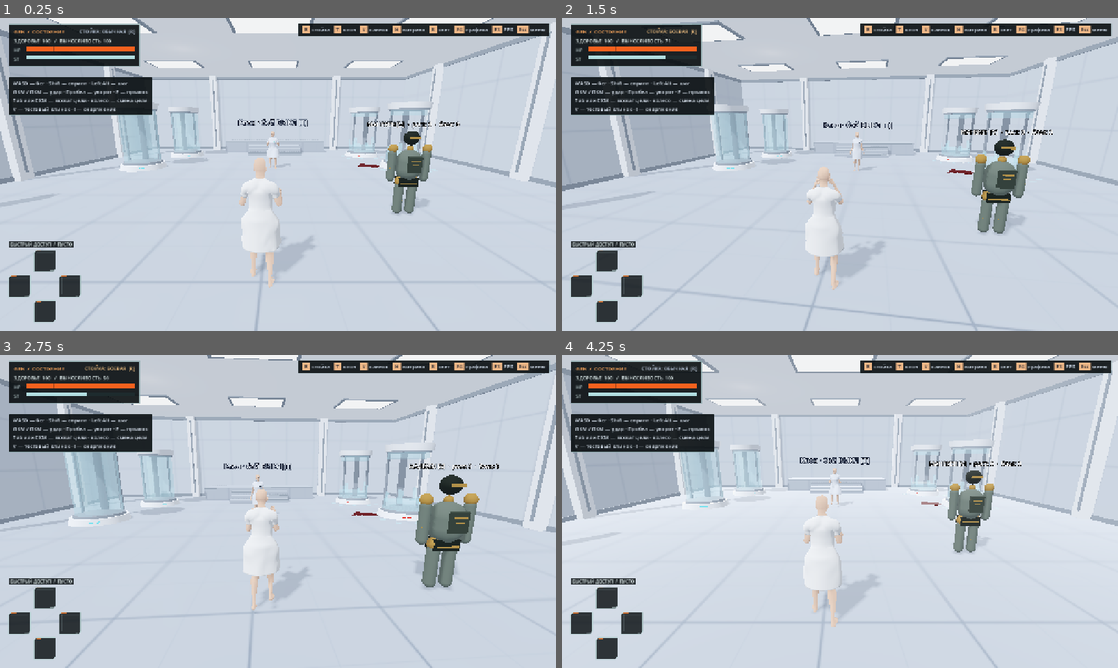
Above: before the commit, frames 1-4 (two rows, left to right).
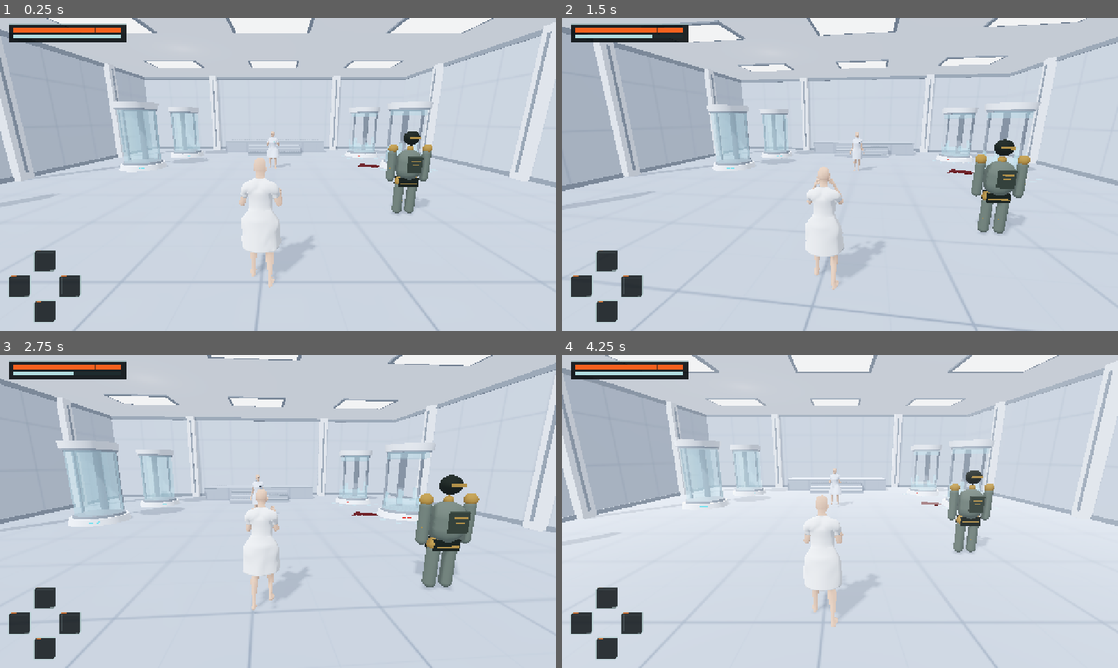
Above: after the commit, the same moments.

Repository: IAmStarhead/Project-Gene
Game: Godot game, scene res://scenes/main.tscn
Same seed, same stepped clock (60 frames per second), same inputs: the game is played once before the commit and once after it.
Inputs (mouse positions are in pixels of both pictures, inside the frame that each line leads up to):
- Up to frame 1 (0.25 s): no input
- Up to frame 2 (1.5 s): tap Enter at 0.5 s; move the mouse to (867, 174) at 0.52 s; press the mouse at (867, 174) at 0.53 s; hold W (move_forward) from 0.53 s (still down); tap F (jump) at 0.77 s; move the mouse to (812, 174) at 1.27 s; release the mouse at (812, 174) at 1.28 s; right-click (812, 174) at 1.35 s
- Up to frame 3 (2.75 s): keep holding W (move_forward); tap F (jump) at 1.52 s; move the mouse to (289, 505) at 2.02 s; hold Space (dodge) from 2.03 s (still down)
- Up to frame 4 (4.25 s): keep holding W (move_forward); move the mouse to (834, 517) at 2.77 s; release Space (dodge) at 2.78 s; tap Tab (lock_on) at 2.85 s; click (834, 517) at 2.92 s; tap F (jump) at 3.02, 3.77 s; move the mouse to (878, 514) at 3.52 s; hold H (open_showcase) from 3.53 s (still down); tap Escape (ui_cancel) at 4.15 s

The runs differ from the first frame. In frame 1, 8.0% of the frame differs, in the area x 1-99%, y 1-74%; in frame 2, 7.9%; in frame 3, 7.9%; in frame 4, 8.0%.

Commit message:
Hide gameplay text and put controls in pause menu
Co-authored-by: arena-agent <297053741+arena-agent@users.noreply.github.com>

Diff:
--- a/prototype/scripts/clone_enemy.gd
+++ b/prototype/scripts/clone_enemy.gd
@@ -68,6 +68,7 @@
 
 func _make_label() -> void:
 	var l := Label3D.new()
+	l.visible = false
 	l.billboard = BaseMaterial3D.BILLBOARD_ENABLED
 	l.cast_shadow = GeometryInstance3D.SHADOW_CASTING_SETTING_OFF
 	l.layers = 2
--- a/prototype/scripts/cut_manikin.gd
+++ b/prototype/scripts/cut_manikin.gd
@@ -115,6 +115,7 @@
 
 func _make_label() -> void:
 	_label = Label3D.new()
+	_label.visible = false
 	_label.text = "МАНЕКЕН ДЛЯ КЛИНКА [V]"
 	_label.position = Vector3(0, 1.98, 0)
 	_label.billboard = BaseMaterial3D.BILLBOARD_ENABLED
--- a/prototype/scripts/hud.gd
+++ b/prototype/scripts/hud.gd
@@ -60,11 +60,13 @@
 	var brand := _text("GEN  /  СОСТОЯНИЕ", 12, Color(.98, .65, .36))
 	brand.size_flags_horizontal = Control.SIZE_EXPAND_FILL
 	header.add_child(brand)
+	header.visible = false
 	_stance_label = _text("СТОЙКА: ОБЫЧНАЯ  [R]", 11, Color(.75, .82, .83))
 	header.add_child(_stance_label)
 
 	_values_label = _text("ЗДОРОВЬЕ  100   /   ВЫНОСЛИВОСТЬ  100", 11, Color(.87, .92, .92))
 	column.add_child(_values_label)
+	_values_label.visible = false
 
 	var health_row := _bar_row(HP_HEIGHT, true)
 	column.add_child(_named_bar("HP", health_row["root"]))
@@ -83,7 +85,7 @@
 	_quick_access = quick
 	quick.anchor_top = 1.0
 	quick.anchor_bottom = 1.0
-	quick.position = Vector2(MARGIN, -207)
+	quick.position = Vector2(MARGIN, -186)
 	quick.size = Vector2(166, 187)
 	quick.mouse_filter = Control.MOUSE_FILTER_IGNORE
 	root.add_child(quick)
@@ -96,10 +98,11 @@
 	caption_style.content_margin_bottom = 1
 	quick_title.add_theme_stylebox_override("normal", caption_style)
 	quick_title.position = Vector2(0, 0)
+	quick_title.visible = false
 	quick.add_child(quick_title)
 	var slots := preload("res://scripts/quick_slots.gd").new()
 	slots.name = "EmptySlots"
-	slots.position = Vector2(0, 21)
+	slots.position = Vector2.ZERO
 	quick.add_child(slots)
 
 	var training_panel := PanelContainer.new()
@@ -146,6 +149,7 @@
 	var name_label := _text(name_text, 11, Color(.79, .87, .88))
 	name_label.custom_minimum_size.x = 22
 	container.add_child(name_label)
+	name_label.visible = false
 	container.add_child(bar)
 	return container
 
@@ -227,7 +231,7 @@
 	# В маленьком окне диагностика F3 занимает нижнюю часть экрана.
 	var compact_debug := bool(player.get("show_details")) and get_viewport().get_visible_rect().size.y < 560.0
 	_quick_access.visible = not compact_debug
-	_training_panel.visible = _training_label.visible and not compact_debug
+	_training_panel.visible = false # Управление и состояние клинка — только в паузе / F3.
 	if _training_label.visible:
 		var chosen: int = int(player.get("training_limb"))
 		var names := ["левая рука", "правая рука", "левая нога", "правая нога"]
--- a/prototype/scripts/main.gd
+++ b/prototype/scripts/main.gd
@@ -61,6 +61,7 @@
 	# Краткая памятка под полосами HUD; плавно гаснет через 18 с.
 	_hint_panel = PanelContainer.new()
 	_hint_panel.position = Vector2(20.0, 135.0)
+	_hint_panel.visible = false
 	_hint_panel.mouse_filter = Control.MOUSE_FILTER_IGNORE
 	_hint_panel.add_theme_stylebox_override("panel", _make_card_style())
 	root.add_child(_hint_panel)
@@ -82,6 +83,7 @@
 	# уходить за правый край окна, а тёмная подложка читается на фоне светлого потолка.
 	var bar_panel := PanelContainer.new()
 	_bar_panel = bar_panel
+	bar_panel.visible = false
 	bar_panel.mouse_filter = Control.MOUSE_FILTER_IGNORE
 	bar_panel.add_theme_stylebox_override("panel", _make_card_style())
 	bar_panel.anchor_left = 1.0
@@ -133,22 +135,6 @@
 	style.content_margin_top = 6.0
 	style.content_margin_bottom = 6.0
 	return style
-
-
-func _process(delta: float) -> void:
-	if _bar_panel != null:
-		# The right-hand shortcut strip must not cover the status on narrow screens.
-		_bar_panel.visible = get_viewport().get_visible_rect().size.x >= 960.0
-	if _hint_panel != null and is_instance_valid(player) and bool(player.get("show_details")):
-		# F3 занимает место памятки; показатели диагностики не должны перекрываться.
-		_hint_panel.visible = false
-	if _hint_panel == null or not _hint_panel.visible:
-		return
-	_hint_age += delta
-	if _hint_age >= 18.0:
-		_hint_panel.visible = false
-	elif _hint_age > 16.0:
-		_hint_panel.modulate.a = clampf((18.0 - _hint_age) / 2.0, 0.0, 1.0)
 
 
 func _key_badge(key: String, caption: String) -> Control:
--- a/prototype/scripts/pause_menu.gd
+++ b/prototype/scripts/pause_menu.gd
@@ -6,6 +6,8 @@
 const T := preload("res://scripts/tuning.gd")
 
 var _panel: PanelContainer
+var _controls_panel: PanelContainer
+var _controls_back: Button
 var _items := {}
 var _selected := 0
 var _buttons: Array[Button] = []
@@ -65,6 +67,7 @@
 
 	_add_item(col, "resume", "Продолжить игру", "")
 	_add_item(col, "equipment", "Снаряжение", "I")
+	_add_item(col, "controls", "Управление", "")
 	_add_item(col, "showcase", "Витрина анимаций", "H")
 	_add_item(col, "quality", "Качество графики", "F4")
 	_add_item(col, "brightness", "Освещение зала", "B")
@@ -76,6 +79,7 @@
 	_add_item(col, "quit", "Выйти из игры", "")
 
 	refresh()
+	_build_controls(center, style)
 
 	var hint := Label.new()
 	hint.text = "Совет: нажмите F3 в игре, чтобы увидеть точный FPS, время кадра и активную видеокарту."
@@ -86,6 +90,48 @@
 	col.add_child(hint)
 	resized.connect(_fit_panel)
 	call_deferred("_fit_panel")
+
+
+func _build_controls(center: Control, panel_style: StyleBoxFlat) -> void:
+	_controls_panel = PanelContainer.new()
+	_controls_panel.visible = false
+	_controls_panel.add_theme_stylebox_override("panel", panel_style)
+	center.add_child(_controls_panel)
+	var col := VBoxContainer.new()
+	col.add_theme_constant_override("separation", 8)
+	_controls_panel.add_child(col)
+	var title := Label.new()
+	title.text = "УПРАВЛЕНИЕ"
+	title.add_theme_font_size_override("font_size", 24)
+	col.add_child(title)
+	var info := Label.new()
+	info.custom_minimum_size = Vector2(500, 0)
+	info.add_theme_font_size_override("font_size", 14)
+	info.add_theme_constant_override("line_spacing", 6)
+	info.text = "\n".join([
+		"WASD  —  движение    ·    Shift  —  спринт    ·    Alt  —  шаг",
+		"Мышь  —  камера    ·    ЛКМ / ПКМ  —  удары",
+		"Пробел  —  уворот    ·    F  —  прыжок",
+		"Tab / СКМ  —  захват цели    ·    колесо  —  смена цели",
+		"R  —  стойка    ·    T  —  бой клона",
+		"V  —  тестовый клинок манекена",
+		"1–4  —  конечность    ·    N  —  материал    ·    K  —  сброс",
+		"I  —  снаряжение    ·    H  —  витрина анимаций",
+		"B  —  свет    ·    G  —  стиль    ·    F4  —  графика",
+		"F3  —  диагностика    ·    Esc  —  пауза",
+	])
+	col.add_child(info)
+	_controls_back = Button.new()
+	_controls_back.text = "НАЗАД  /  ESC"
+	_controls_back.pressed.connect(_close_controls)
+	col.add_child(_controls_back)
+
+
+func _close_controls() -> void:
+	_controls_panel.visible = false
+	_panel.visible = true
+	if _items.has("controls"):
+		_items["controls"]["button"].grab_focus()
 
 
 func _fit_panel() -> void:
@@ -128,6 +174,7 @@
 	)
 	_items["resume"]["button"].text = _row_text("resume", "")
 	_items["equipment"]["button"].text = _row_text("equipment", "")
+	_items["controls"]["button"].text = _row_text("controls", "")
 	_items["showcase"]["button"].text = _row_text("showcase", "")
 	_items["quit"]["button"].text = _row_text("quit", "")
 
@@ -151,6 +198,8 @@
 
 
 func open() -> void:
+	_controls_panel.visible = false
+	_panel.visible = true
 	visible = true
 	refresh()
 	_selected = 0
@@ -169,6 +218,11 @@
 
 
 func _activate(id: String) -> void:
+	if id == "controls":
+		_panel.visible = false
+		_controls_panel.visible = true
+		_controls_back.grab_focus()
+		return
 	if id == "resume":
 		close()
 		return
@@ -185,6 +239,11 @@
 
 func _input(event: InputEvent) -> void:
 	if not enabled:
+		return
+	if visible and _controls_panel.visible:
+		if event.is_action_pressed("ui_cancel"):
+			_close_controls()
+			get_viewport().set_input_as_handled()
 		return
 	if event.is_action_pressed("ui_cancel"):
 		if visible:
--- a/prototype/scripts/player.gd
+++ b/prototype/scripts/player.gd
@@ -780,4 +780,7 @@
 	lines.append("Режим [R]: %s  ·  %s  ·  захват: %s" % [stance_name(), state_text, lock_name])
 	lines.append("Здоровье: %.0f/%.0f  ·  стамина: %.0f/%.0f" % [health, T.MAX_HEALTH, stamina, T.MAX_STAMINA])
 	lines.append("Последний контакт: %s" % (_last_hit if not _last_hit.is_empty() else "—"))
+	if training_blade:
+		var limb_names := ["левая рука", "правая рука", "левая нога", "правая нога"]
+		lines.append("Манекен: %s · %s" % [limb_names[clampi(training_limb, 0, 3)], "рост заблокирован" if training_special else "рост включён"])
 	label.text = "\n".join(lines)
--- a/prototype/tests/test_presentation.gd
+++ b/prototype/tests/test_presentation.gd
@@ -53,7 +53,7 @@
 	var slots: Control = quick.get_node("EmptySlots")
 	check(status_panel.position.y == 14.0 and quick.anchor_top == 1.0, "status at top, slots anchored at bottom")
 	check(slots.get("POSITIONS").size() == 4 and slots.get_child_count() == 0, "four empty quick slots without invented items")
-	check(scene._hint_panel.position.y > status_panel.position.y + status_panel.size.y, "startup hints do not overlap status")
+	check(not scene._hint_panel.visible and not scene._bar_panel.visible and not player.hud._values_label.visible, "gameplay has no text hints")
 	var old_hp: float = player.health
 	var old_stamina: float = player.stamina
 	player.health = T.MAX_HEALTH * .5
@@ -64,7 +64,7 @@
 	check(player.hud._values_label.text.contains("50") and player.hud._values_label.text.contains("25"), "HUD text matches values")
 	player.training_blade = true
 	player.hud._process(0.0)
-	check(player.hud._training_panel.visible and player.hud._training_label.visible, "blade guidance remains visible")
+	check(not player.hud._training_panel.visible and player.hud._training_label.visible, "blade guidance stays off gameplay screen")
 	player.training_blade = false
 	player.hud._process(0.0)
 	check(not player.hud._training_panel.visible, "blade guidance hides when disabled")
@@ -79,6 +79,14 @@
 	scene.room.rebuild_lighting(T.TOON_ENABLED)
 	scene.menu.open()
 	check(paused and scene.menu.visible, "menu pauses")
+	check(scene.menu._items.has("controls"), "pause offers controls")
+	scene.menu._activate("controls")
+	check(scene.menu._controls_panel.visible and not scene.menu._panel.visible and paused, "controls open within pause")
+	var back_key := InputEventKey.new()
+	back_key.pressed = true
+	back_key.keycode = KEY_ESCAPE
+	root.push_input(back_key)
+	check(not scene.menu._controls_panel.visible and scene.menu._panel.visible and paused, "escape returns from controls to pause")
 	scene._on_menu_action("sound")
 	check(not T.FOLEY_ENABLED, "menu toggles sound")
 	scene._on_menu_action("sound")
